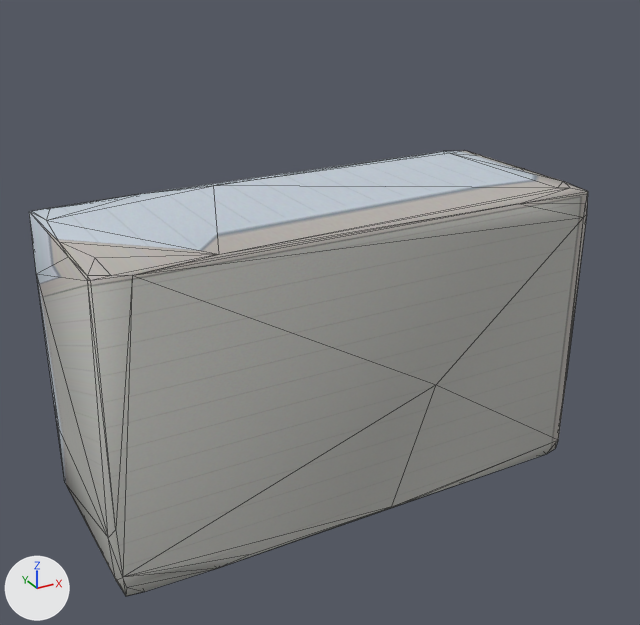
The OBJ model outputs/phase_5_textured/mesh_textured.obj, before and after one commit.
One viewpoint serves both versions: a 50 mm lens placed at (-0.278, -0.508, 0.383), pointed at (-0.003, -0.008, 0.133). The lights are fixed; the arrows at lower left show +X, +Y and +Z. The first picture is the older version. Mesh edges are drawn as thin lines. Where no turn or scale is listed for an object, it has been applied to the vertices.

Script lines for the objects in view, before the commit:
```python
me_photogrammetry_asset = bpy.data.meshes.new('Photogrammetry_Asset')
me_photogrammetry_asset.from_pydata(...)  # 92 vertices, 180 faces; spans x -0.178..0.178, y -0.072..0.072, z 0.0..0.214
me_photogrammetry_asset.materials.append(mat_material_diffuse)  # picture img_texture_diffuse_png
ob_photogrammetry_asset = bpy.data.objects.new('Photogrammetry_Asset', me_photogrammetry_asset)
ob_photogrammetry_asset.location = (0.0, 0.0, 0.0)
```
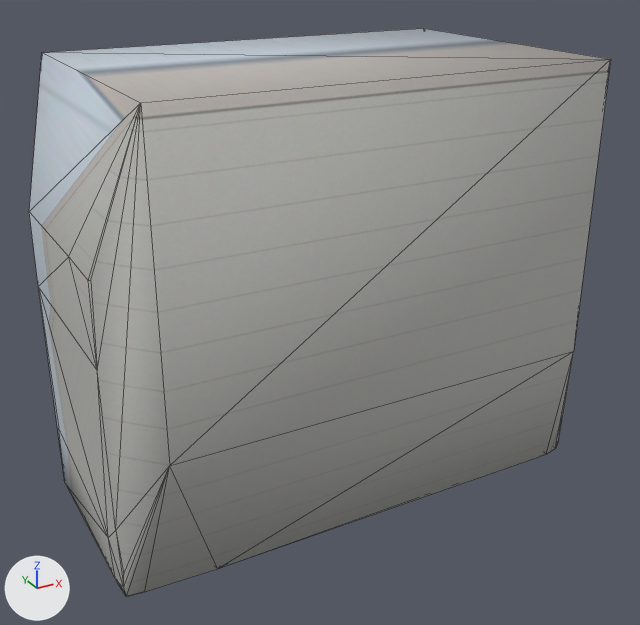
Patch to the scene script:
```diff
--- a/outputs/phase_5_textured/mesh_textured.obj.py
+++ b/outputs/phase_5_textured/mesh_textured.obj.py
@@ me_photogrammetry_asset @@
 # used by ob_photogrammetry_asset; location = (0.0, 0.0, 0.0)
-me_photogrammetry_asset.from_pydata(...)  # 92 vertices, 180 faces; spans x -0.178..0.178, y -0.072..0.072, z 0.0..0.214
+me_photogrammetry_asset.from_pydata(...)  # 58 vertices, 112 faces; spans x -0.178..0.178, y -0.1..0.1, z 0.0..0.307
+# me_photogrammetry_asset part 1
+# 51 vertices are removed from x -0.177..0.176, y -0.072..0.072, z 0.001..0.214
+# 138 faces are deleted
+# 17 vertices are added at x -0.177..0.177, y -0.1..0.1, z 0.001..0.307
+# 70 new faces join them
 me_photogrammetry_asset.materials.append(mat_material_diffuse)
```

Location of each change, (x1, y1, x2, y2) in pixels of the pictures (640 x 625 px):
'Photogrammetry_Asset', reshaped (28% taller)
    before: (29, 151, 588, 596)
    after: (29, 28, 611, 596)
